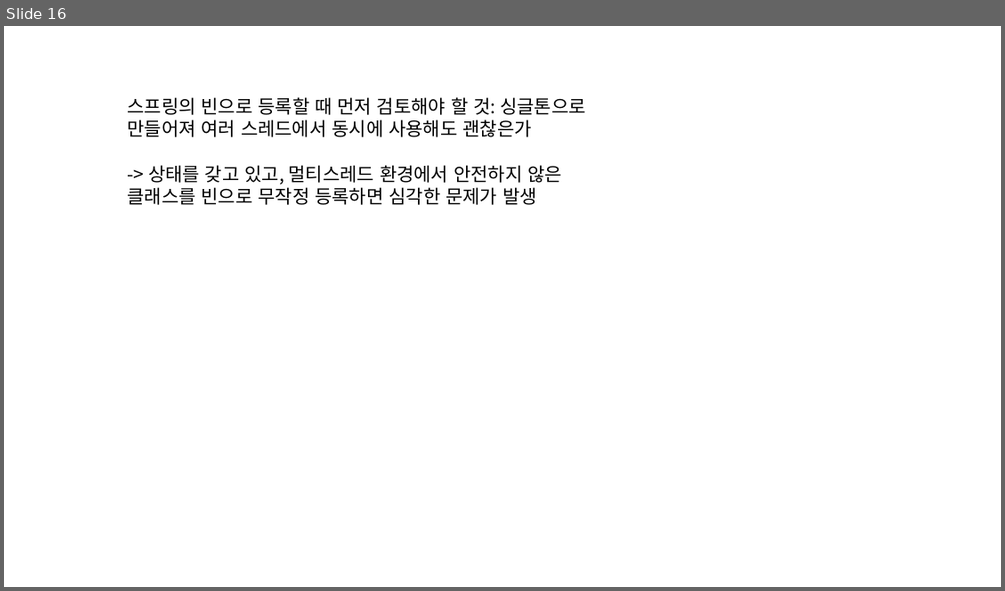
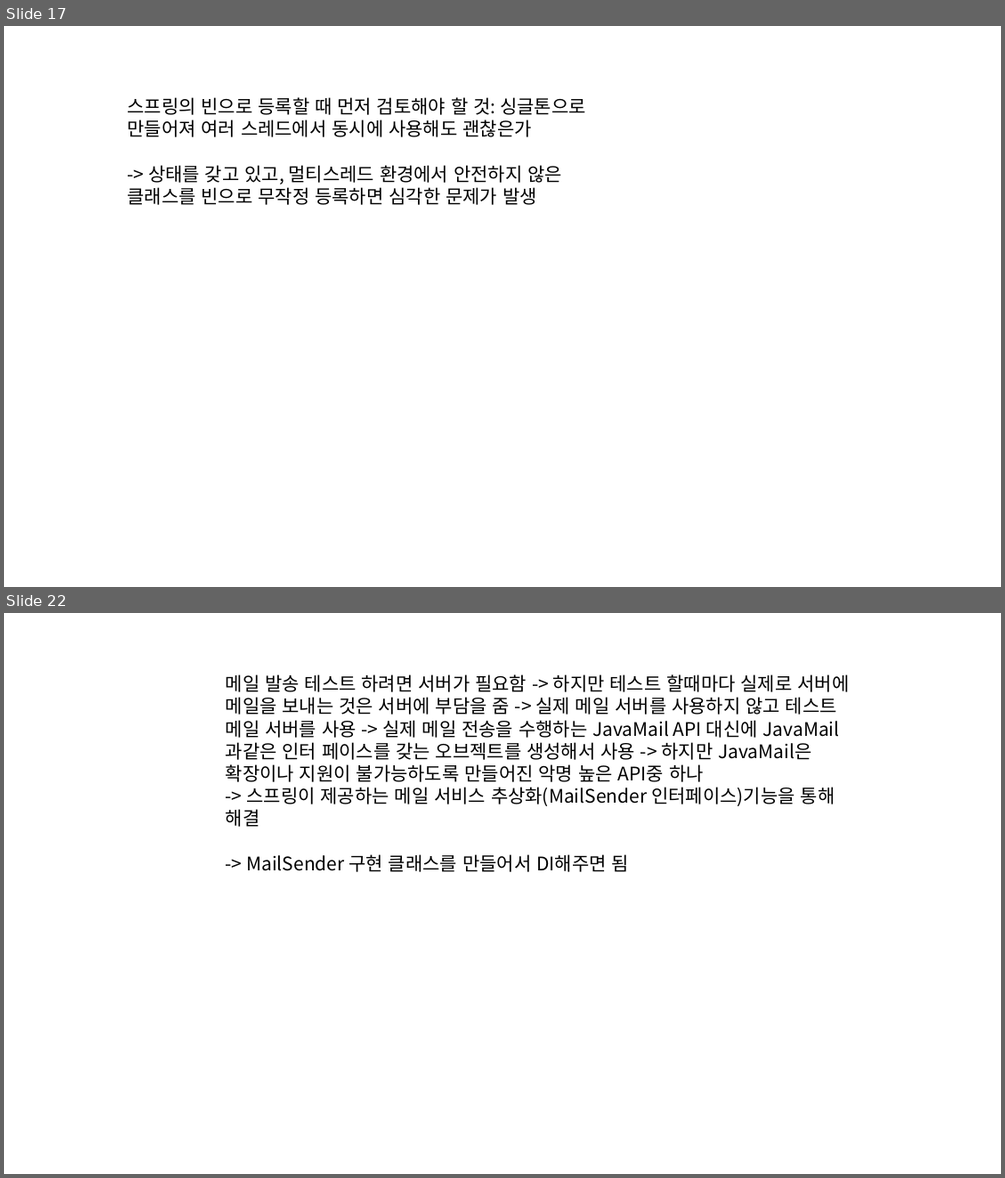
Before and after one commit to eongss/testproject, a slide deck: 프레젠테이션1.pptx. Shown one above the other, each under a label of ours: slide 16 before the commit, slides 17 and 22 after it; the slides between them are not shown. The pictures are 1005x591 and 1005x1178 pixels, drawn with LibreOffice and Linux fonts; fonts in the diff are those of the drawing. Boxes give left, top, right and bottom in pixels: in the first picture for what was removed or moved away, otherwise in the second. Text is boxed around its words. In the diff, an @@ line names an element or a change of style, - is before the commit and + after.

```diff
--- a/프레젠테이션1.pptx
+++ b/프레젠테이션1.pptx
@@ slide 22 added at [4,613,1001,1174], background #FFFFFF @@
@@ text added at [226,674,849,872], 18 pt, text #000000 @@
+메일 발송 테스트 하려면 서버가 필요함 -> 하지만 테스트 할때마다 실제로 서버에 메일을 보내는 것은 서버에 부담을 줌 -> 실제 메일 서버를 사용하지 않고 테스트 메일 서버를 사용 -> 실제 메일 전송을 수행하는 JavaMail API 대신에 JavaMail과같은 인터 페이스를 갖는 오브젝트를 생성해서 사용 -> 하지만 JavaMail은 확장이나 지원이 불가능하도록 만들어진 악명 높은 API중 하나
+-> 스프링이 제공하는 메일 서비스 추상화(MailSender 인터페이스)기능을 통해 해결
+-> MailSender 구현 클래스를 만들어서 DI해주면 됨
@@ what was slide 16 is now slide 17 @@
```
Also in this commit, not shown: 1 slide changed, 23 other slides added.
